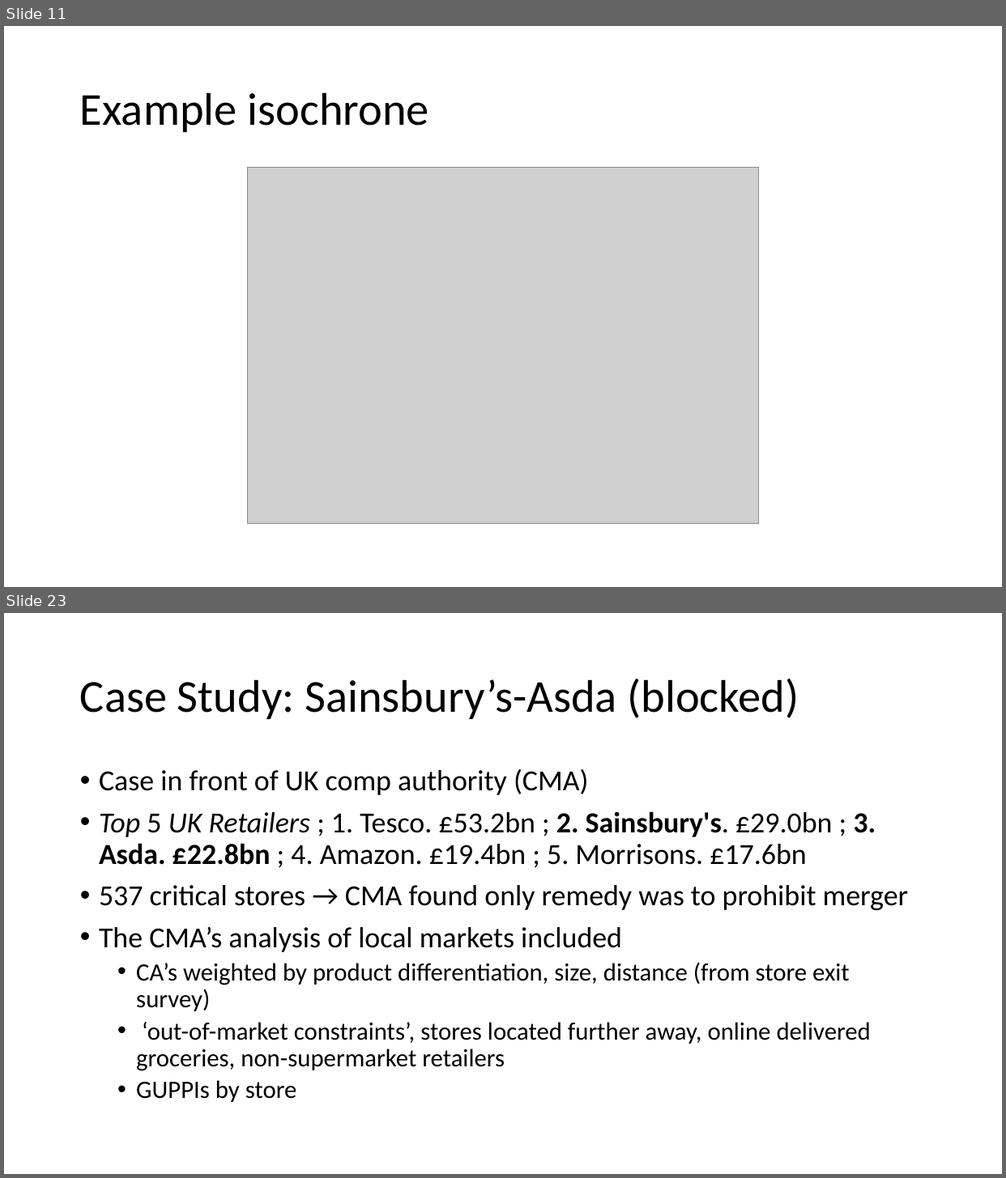
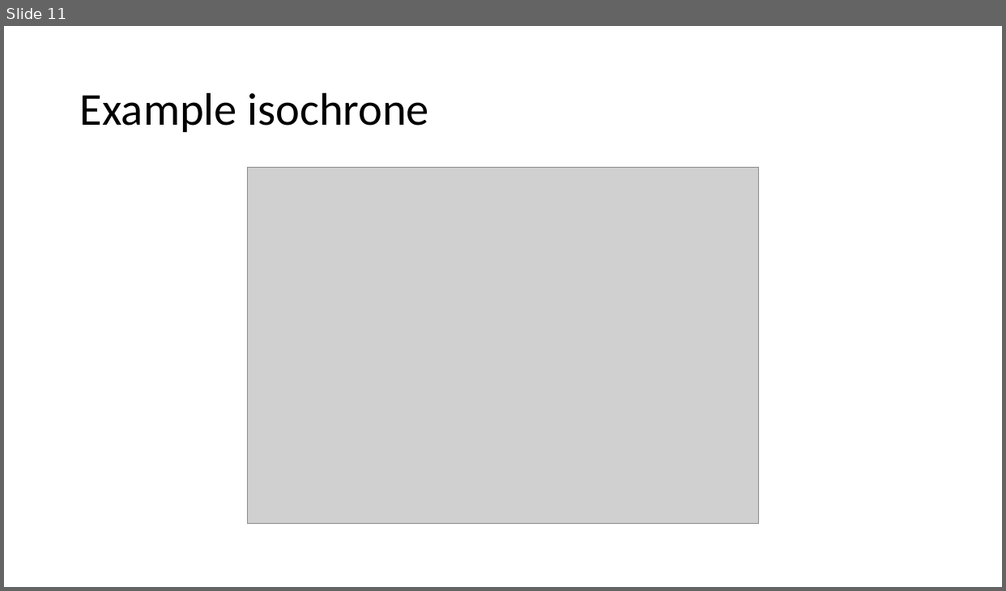
Before and after one commit to moritz-schwarz/website, a slide deck: resources/slides.pptx. Shown one above the other, each under a label of ours: slides 11 and 23 before the commit, slide 11 after it; the slides between them are not shown. The pictures are 1006x1178 and 1006x591 pixels, drawn with LibreOffice and Linux fonts; fonts in the diff are those of the drawing; grey boxes stand for pictures. Boxes give left, top, right and bottom in pixels: in the first picture for what was removed or moved away, otherwise in the second. Text is boxed around its words. In the diff, an @@ line names an element or a change of style, - is before the commit and + after.

```diff
--- a/resources/slides.pptx
+++ b/resources/slides.pptx
@@ slide 23 removed at [4, 613, 1002, 1174], background #FFFFFF @@
@@ title removed at [80, 679, 799, 719] @@
-Case Study: Sainsbury’s-Asda (blocked)
@@ text removed at [99, 769, 909, 1102] @@
-• Case in front of UK comp authority (CMA)
-• Top 5 UK Retailers ; 1. Tesco. £53.2bn ; 2. Sainsbury's. £29.0bn ; 3. Asda. £22.8bn ; 4. Amazon. £19.4bn ; 5. Morrisons. £17.6bn
-• 537 critical stores → CMA found only remedy was to prohibit merger
-• The CMA’s analysis of local markets included
-  • CA’s weighted by product differentiation, size, distance (from store exit survey)
-  • ‘out-of-market constraints’, stores located further away, online delivered groceries, non-supermarket retailers
-  • GUPPIs by store
```
Also in this commit, not shown: 15 slides changed, 6 other slides removed, 1 other file.
